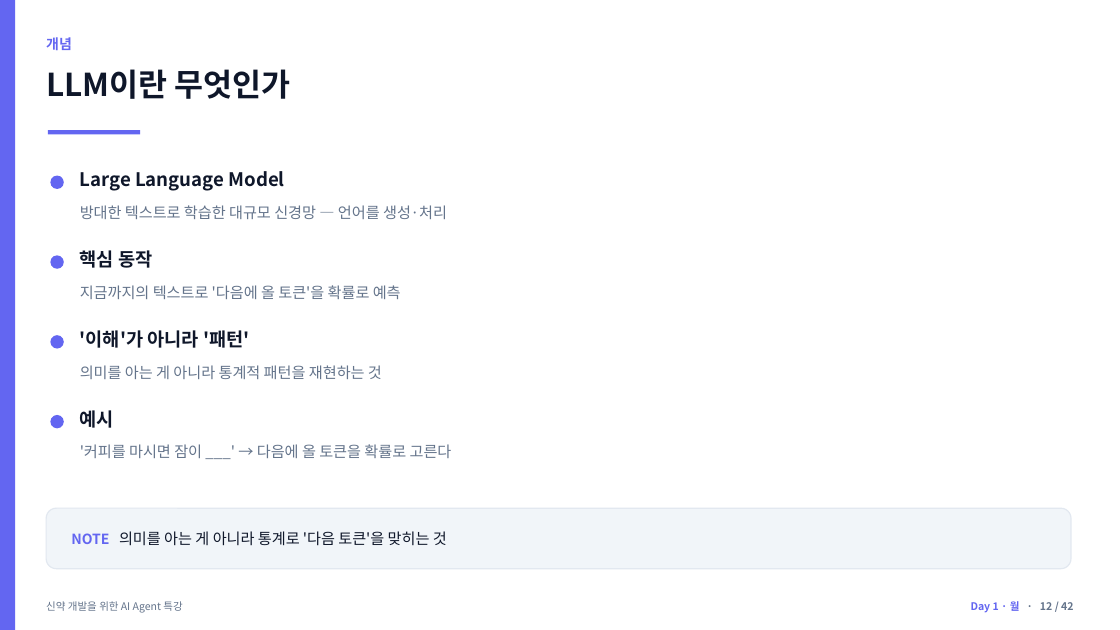
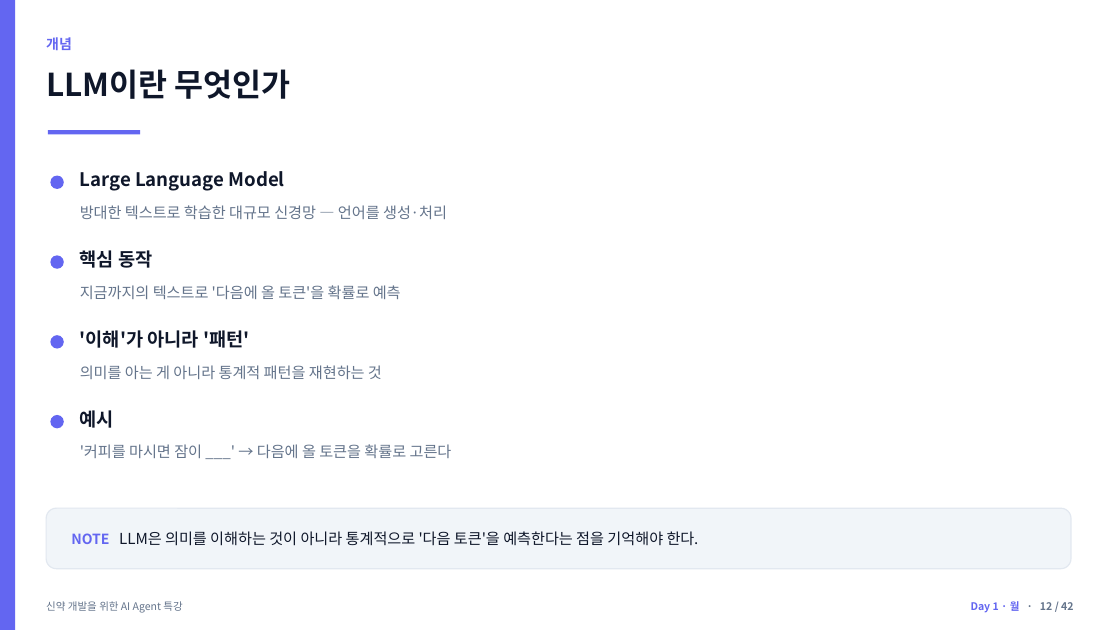
Before and after one commit to jyshin-22/wku-ai-agent-program, a slide deck: slide 12 of slides/day1.pptx. Drawn at 1120x630 pixels with LibreOffice and Linux fonts; fonts in the diff are those of the drawing. Boxes give left, top, right and bottom in pixels: in the first picture for what was removed or moved away, otherwise in the second. Text is boxed around its words. In the diff, an @@ line names an element or a change of style, - is before the commit and + after.

```diff
--- a/slides/day1.pptx
+++ b/slides/day1.pptx
@@ text at (71, 531, 699, 546): text changed @@
-NOTE 의미를 아는 게 아니라 통계로 '다음 토큰'을 맞히는 것
+NOTE LLM은 의미를 이해하는 것이 아니라 통계적으로 '다음 토큰'을 예측한다는 점을 기억해야 한다.
```
Also in this commit, not shown: 25 other slides changed, 10 other files.
